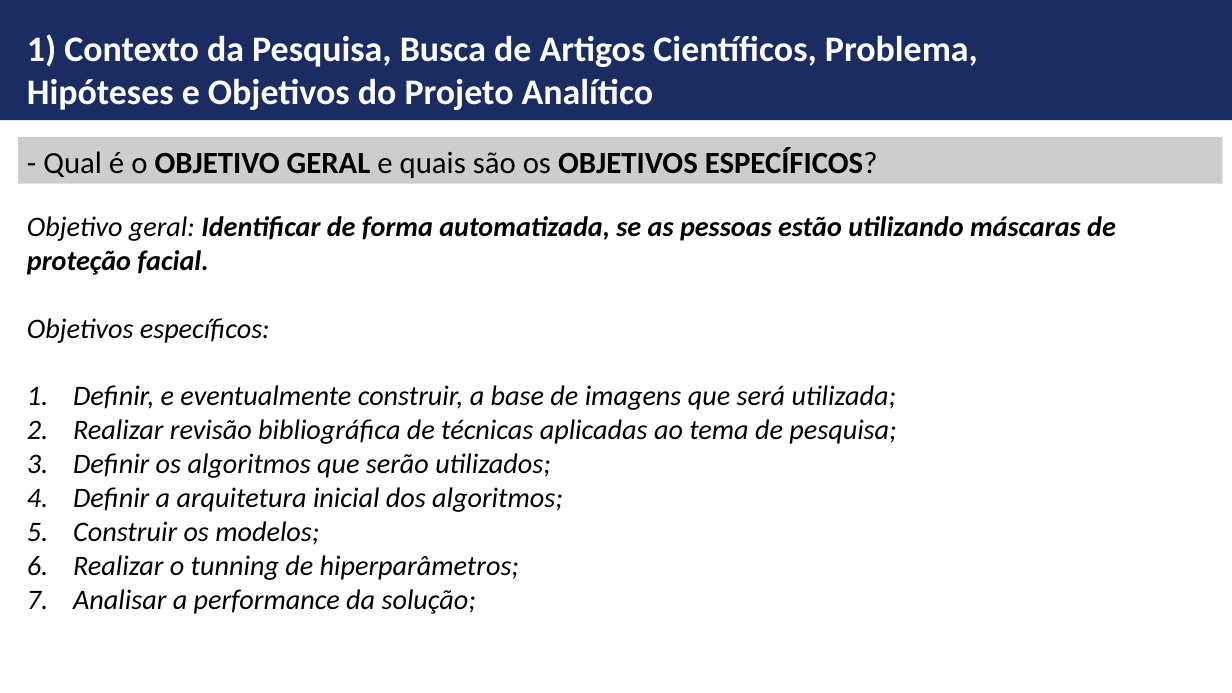
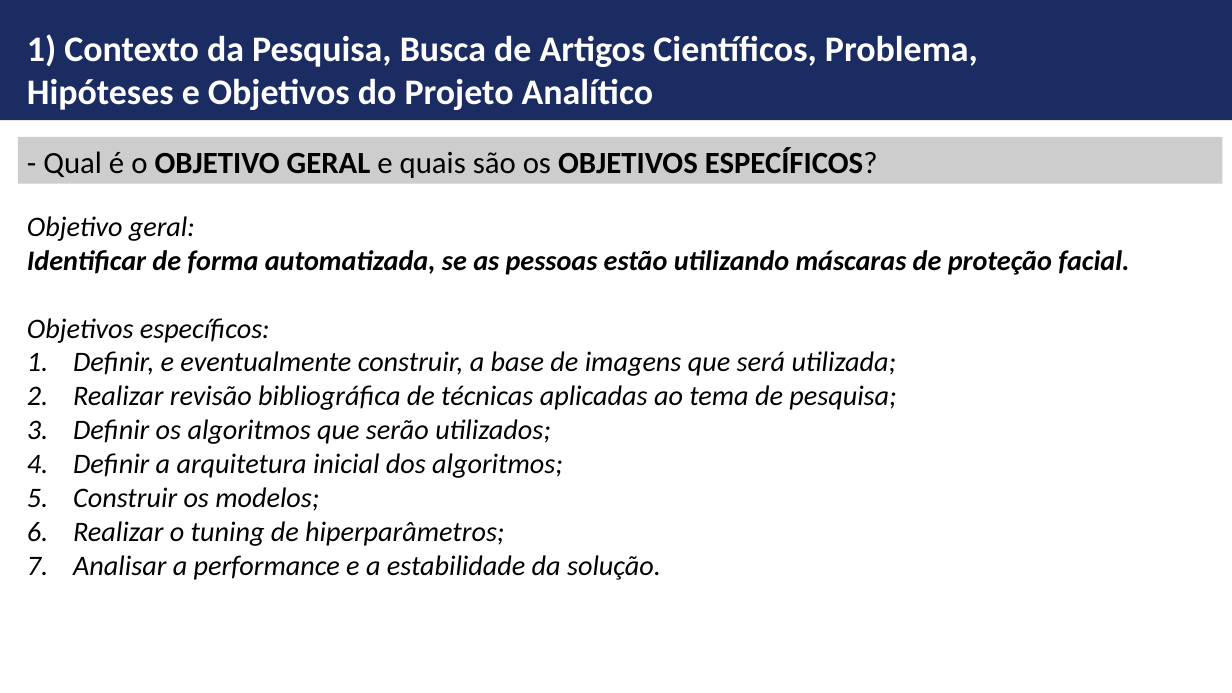
Before and after one commit to ldaniel/Challenges-Requirements-Analytical-Projects, a slide deck: slide 8 of presentation/FGV-MBA - Monografia - Detecção de Máscara Facial.pptx (slide 6 before the commit). Drawn at 1232x693 pixels with LibreOffice and Linux fonts; fonts in the diff are those of the drawing; background and template pictures are left out. Boxes give left, top, right and bottom in pixels: in the first picture for what was removed or moved away, otherwise in the second. Text is boxed around its words. In the diff, an @@ line names an element or a change of style, - is before the commit and + after.

```diff
--- a/presentation/FGV-MBA - Monografia - Detecção de Máscara Facial.pptx
+++ b/presentation/FGV-MBA - Monografia - Detecção de Máscara Facial.pptx
@@ text at [27, 216, 1129, 275]: text changed @@
-Objetivo geral: Identificar de forma automatizada, se as pessoas estão utilizando máscaras de proteção facial.
+Objetivo geral:
+Identificar de forma automatizada, se as pessoas estão utilizando máscaras de proteção facial.
@@ text at [73, 521, 661, 580]: text changed @@
-6. Realizar o tunning de hiperparâmetros;
-7. Analisar a performance da solução;
+6. Realizar o tuning de hiperparâmetros;
+7. Analisar a performance e a estabilidade da solução.
```
Also in this commit, not shown: 8 other slides changed, 5 slides added.
